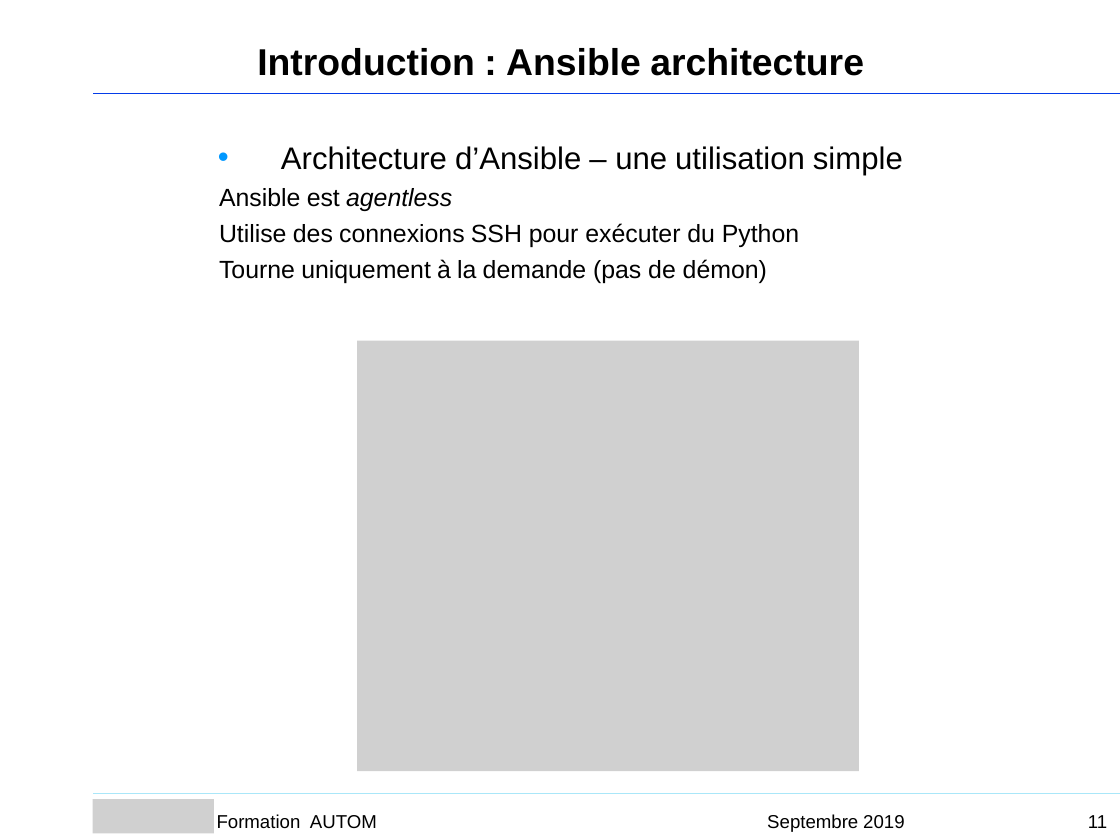
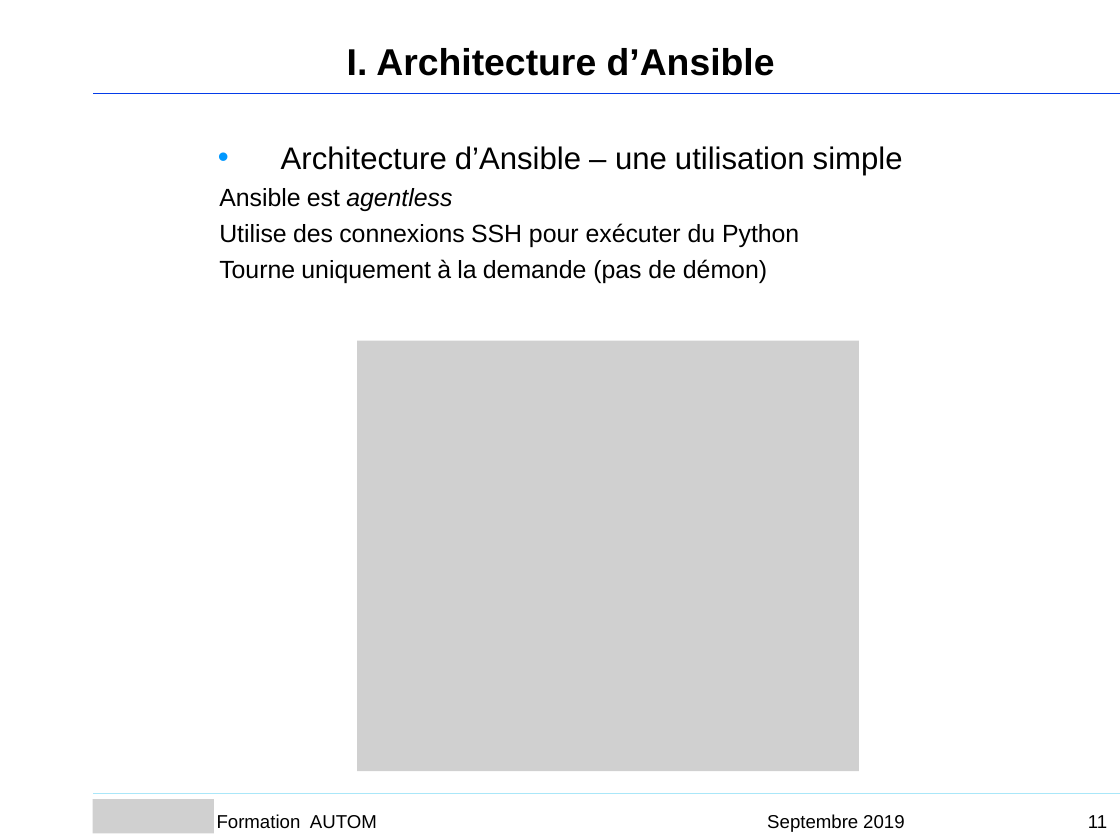
Before and after one commit to Sputnik93/cours_ansible, a slide deck: slide 11 of Ansible_support_cours_AGO.ppt. Drawn at 1120x840 pixels with LibreOffice and Linux fonts; fonts in the diff are those of the drawing; grey boxes stand for pictures; background and template pictures are left out. Boxes give left, top, right and bottom in pixels: in the first picture for what was removed or moved away, otherwise in the second. Text is boxed around its words. In the diff, an @@ line names an element or a change of style, - is before the commit and + after.

```diff
--- a/Ansible_support_cours_AGO.ppt
+++ b/Ansible_support_cours_AGO.ppt
@@ text at (347, 48, 775, 76): text changed @@
-Introduction : Ansible architecture
+I. Architecture d’Ansible
```
Also in this commit, not shown: 32 other slides changed, 1 slide removed.
